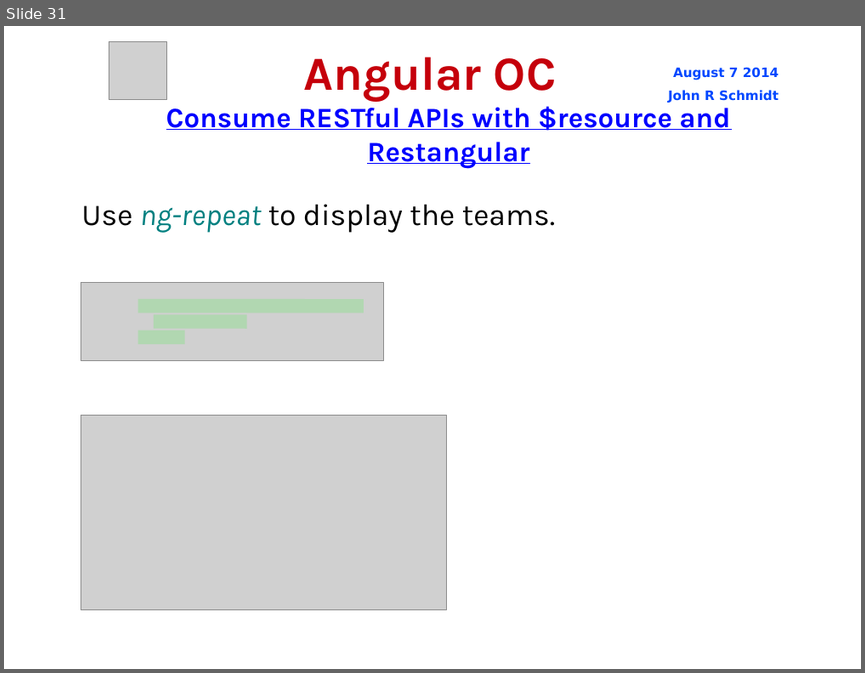
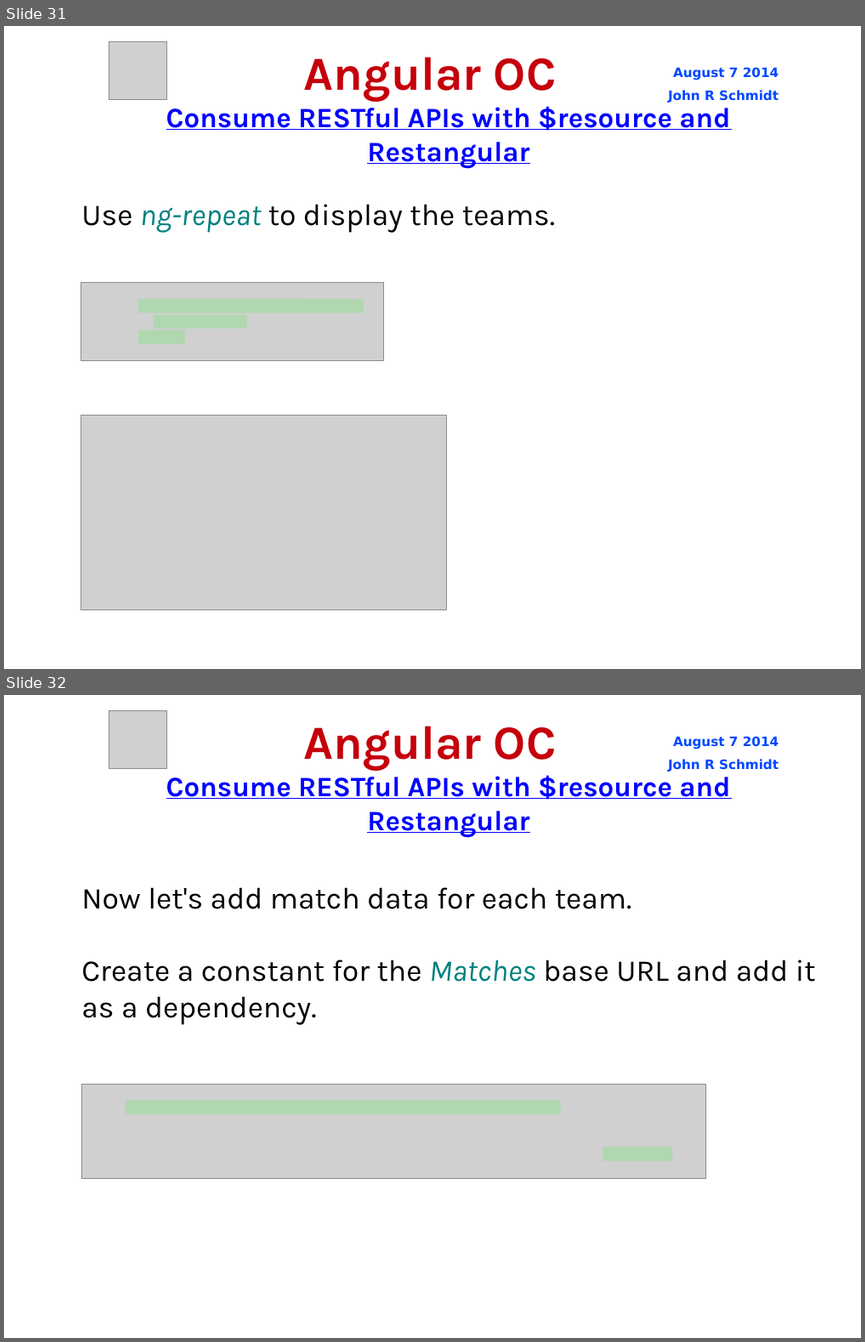
Before and after one commit to jrschmidt/fifa-angular-rest-demo, a slide deck: fifa.odp. Shown one above the other, each under a label of ours: slide 31 before the commit, slides 31 and 32 after it. The pictures are 865x673 and 865x1342 pixels, drawn with LibreOffice and Linux fonts; fonts in the diff are those of the drawing; grey boxes stand for pictures; background and template pictures are left out. Boxes give left, top, right and bottom in pixels: in the first picture for what was removed or moved away, otherwise in the second. Text is boxed around its words. In the diff, an @@ line names an element or a change of style, - is before the commit and + after.

Commit message:
update presentation to show addition of match data

```diff
--- a/fifa.odp
+++ b/fifa.odp
@@ slide 32 added at (x1=4, y1=695, x2=861, y2=1338), background picture (left out) @@
@@ picture added at (x1=109, y1=710, x2=167, y2=768) @@
@@ title added at (x1=304, y1=726, x2=556, y2=771), 44 pt, text #C5000B, bold @@
+Angular OC
@@ text added at (x1=668, y1=736, x2=778, y2=771), 12 pt, text #0047FF, bold @@
+August 7 2014
+John R Schmidt
@@ text added at (x1=166, y1=771, x2=730, y2=837), 26 pt, text #0000FF, bold, underline @@
+Consume RESTful APIs with $resource and Restangular
@@ subtitle added at (x1=81, y1=887, x2=816, y2=1025), 28 pt, text #000000 @@
+Now let's add match data for each team.
+Create a constant for the Matches base URL and add it as a dependency.
@@ picture added at (x1=81, y1=1084, x2=706, y2=1179) @@
@@ line added from (126, 1107) to (561, 1107), #00FF00 12.95 pt @@
@@ line added from (602, 1154) to (673, 1154), #00FF00 12.95 pt @@
```
Also in this commit, not shown: 5 other slides added, 4 other files.
